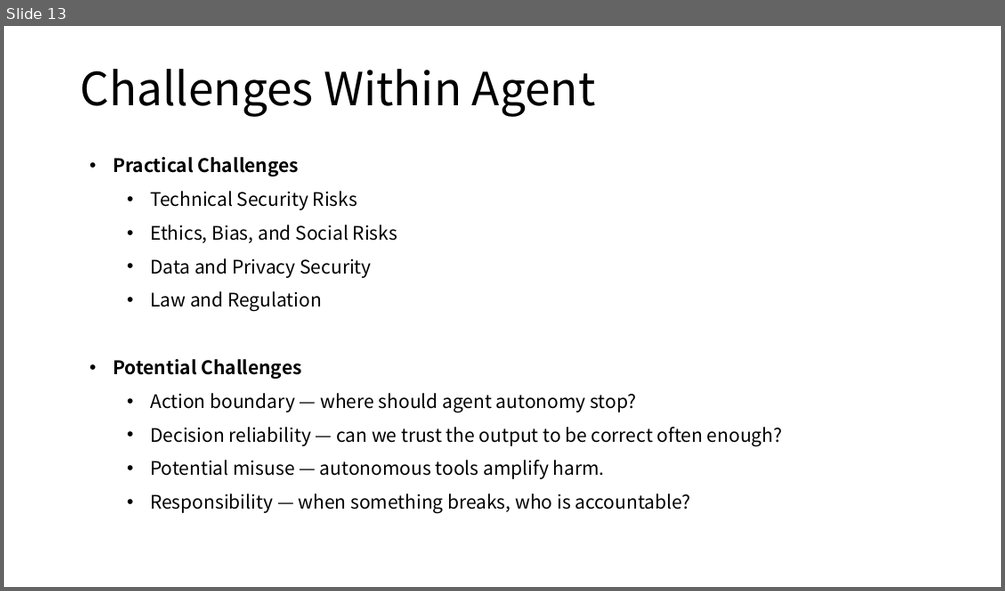
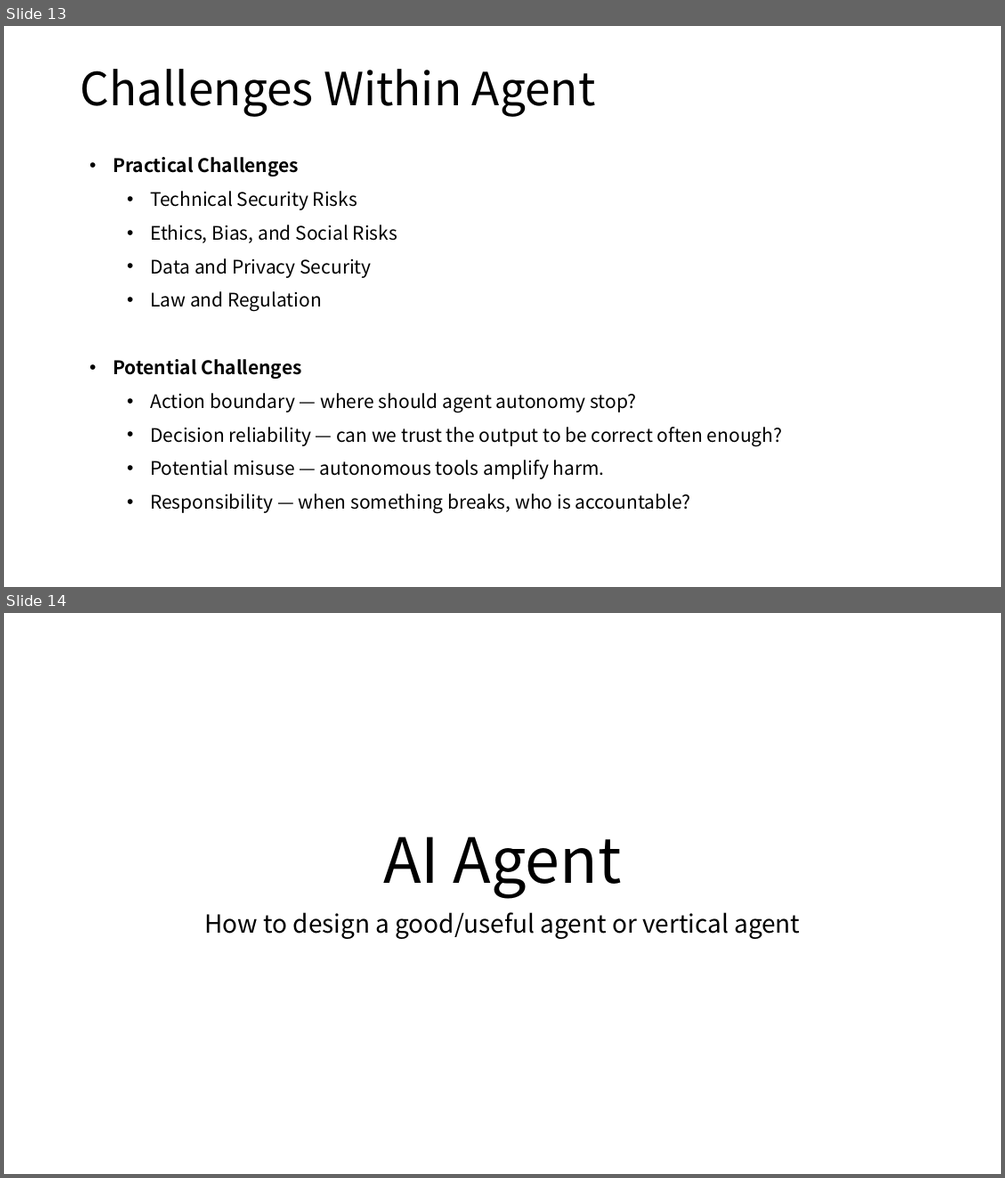
Before and after one commit to Tianyi2/All-About-Agent, a slide deck: all-about-agent.pptx. Shown one above the other, each under a label of ours: slide 13 before the commit, slides 13 and 14 after it. The pictures are 1005x591 and 1005x1178 pixels, drawn with LibreOffice and Linux fonts; fonts in the diff are those of the drawing. Boxes give left, top, right and bottom in pixels: in the first picture for what was removed or moved away, otherwise in the second. Text is boxed around its words. In the diff, an @@ line names an element or a change of style, - is before the commit and + after.

```diff
--- a/all-about-agent.pptx
+++ b/all-about-agent.pptx
@@ slide 14 added at bbox=[4, 613, 1001, 1174], background #FFFFFF @@
@@ title added at bbox=[383, 836, 622, 898], 60 pt, text #000000 @@
+AI Agent
@@ subtitle added at bbox=[204, 912, 800, 939], 24 pt, text #000000 @@
+How to design a good/useful agent or vertical agent
```
Also in this commit, not shown: 1 slide changed, 4 other slides added, 3 other files.
